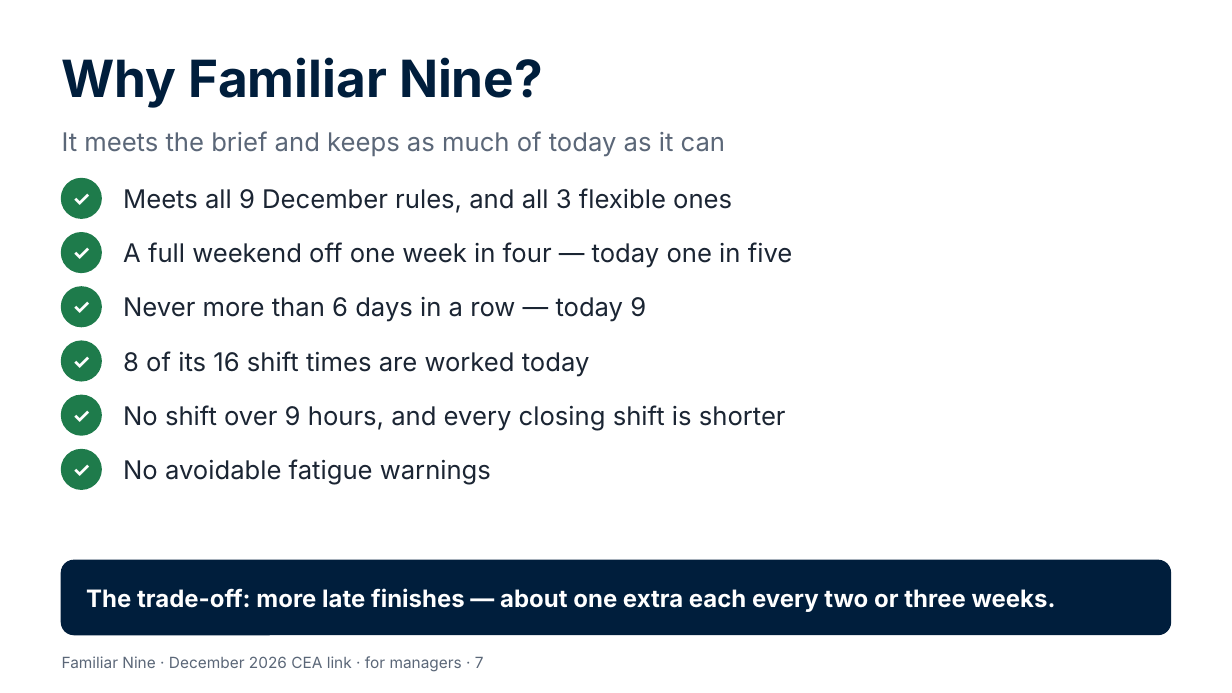
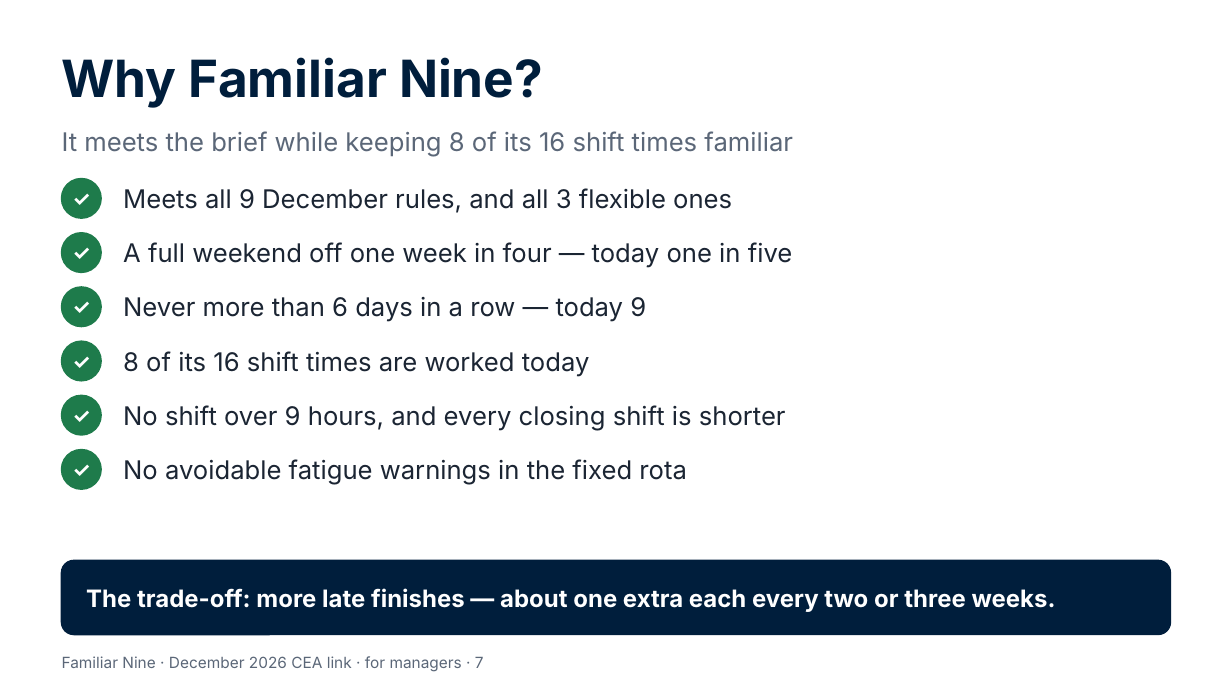
Before and after one commit to Garethdavidmiller/roster-app, a slide deck: slide 7 of docs/proposals/presentations/Familiar-Nine-for-managers.pptx. Drawn at 1232x693 pixels with LibreOffice and Linux fonts; fonts in the diff are those of the drawing. Boxes give left, top, right and bottom in pixels: in the first picture for what was removed or moved away, otherwise in the second. Text is boxed around its words. In the diff, an @@ line names an element or a change of style, - is before the commit and + after.

```diff
--- a/docs/proposals/presentations/Familiar-Nine-for-managers.pptx
+++ b/docs/proposals/presentations/Familiar-Nine-for-managers.pptx
@@ text at box(62, 131, 793, 157): text changed @@
-It meets the brief and keeps as much of today as it can
+It meets the brief while keeping 8 of its 16 shift times familiar
@@ text at box(123, 459, 686, 485): text changed @@
-No avoidable fatigue warnings
+No avoidable fatigue warnings in the fixed rota
```
Also in this commit, not shown: 3 other slides changed, 19 other files.
